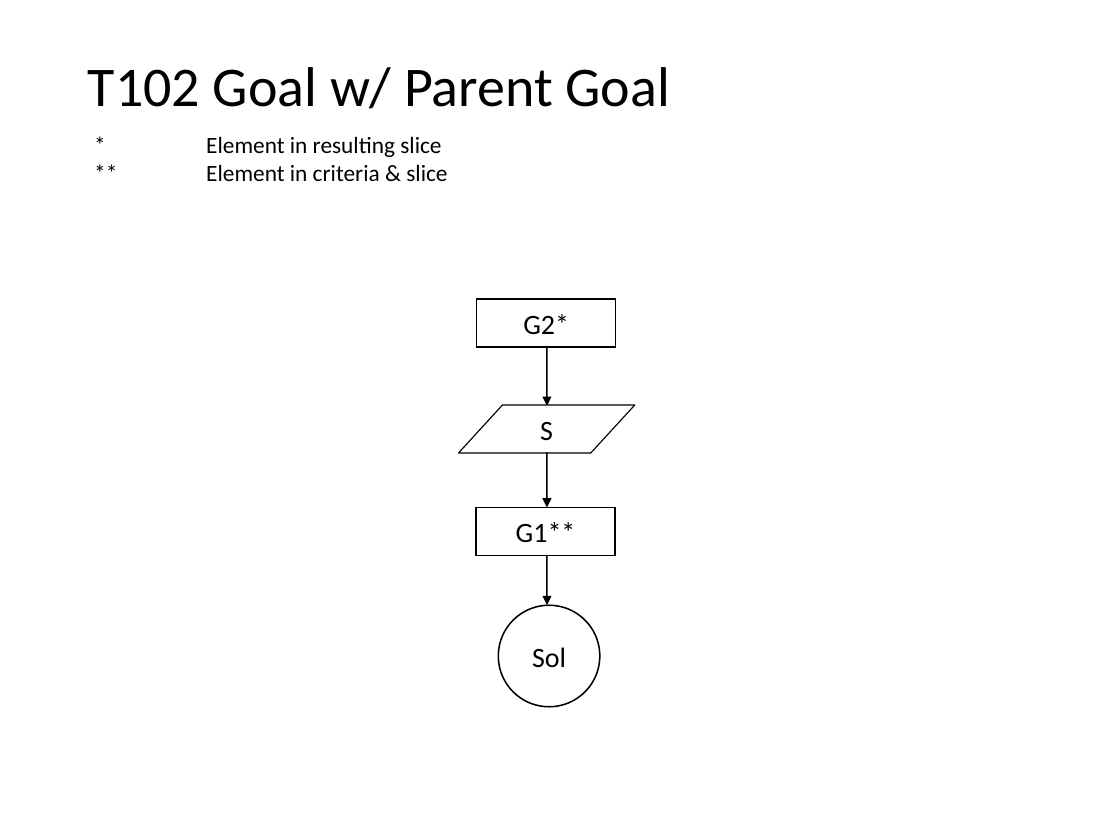
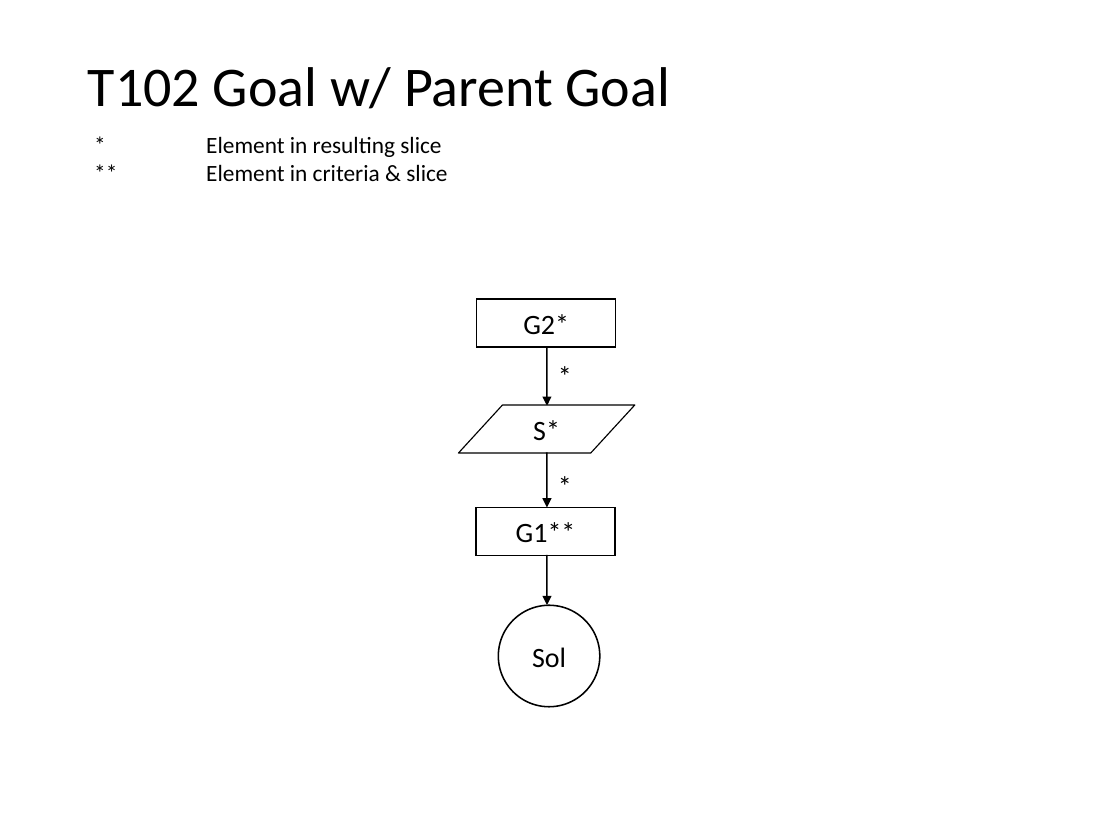
Before and after one commit to nlsfung/MMINT_Examples, a slide deck: slide 4 of GSNSliceRecheckTestSuite/TestSuite.ppt. Drawn at 1120x840 pixels with LibreOffice and Linux fonts; fonts in the diff are those of the drawing. Boxes give left, top, right and bottom in pixels: in the first picture for what was removed or moved away, otherwise in the second. Text is boxed around its words. In the diff, an @@ line names an element or a change of style, - is before the commit and + after.

```diff
--- a/GSNSliceRecheckTestSuite/TestSuite.ppt
+++ b/GSNSliceRecheckTestSuite/TestSuite.ppt
@@ text added at (547,353,582,398), 18 pt, text #000000 @@
+*
@@ text in parallelogram at (533,420,560,440): text changed @@
-S
+S*
@@ text added at (547,463,582,507), 18 pt, text #000000 @@
+*
```
Also in this commit, not shown: 12 other slides changed.
